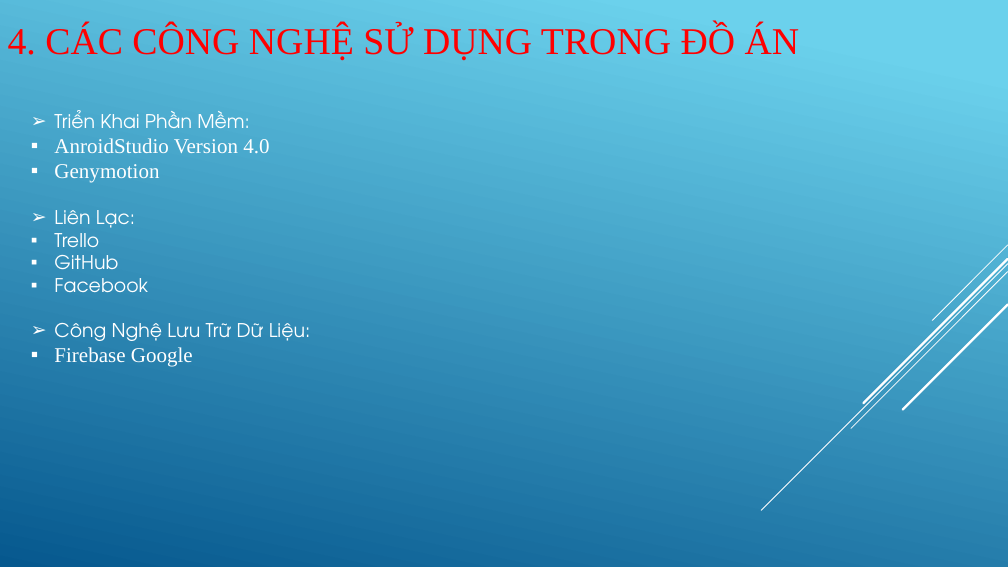
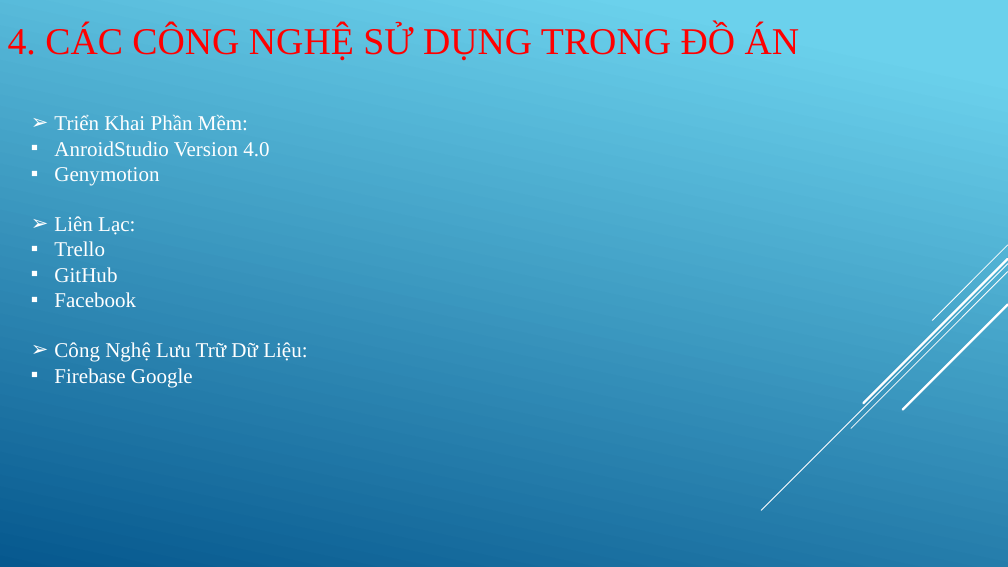
Before and after one commit to phamxuanphu278/Project-DiDong2, a slide deck: slide 11 of Nhom9.pptx. Drawn at 1008x567 pixels with LibreOffice and Linux fonts; fonts in the diff are those of the drawing. Boxes give left, top, right and bottom in pixels: in the first picture for what was removed or moved away, otherwise in the second. Text is boxed around its words. In the diff, an @@ line names an element or a change of style, - is before the commit and + after.

```diff
--- a/Nhom9.pptx
+++ b/Nhom9.pptx
@@ text at (54, 115, 307, 362): size 18 to 20 pt, font TeX Gyre Adventor to Times New Roman in "Triển Khai Phần Mềm:", "Liên Lạc:", "Trello", "GitHub" and 2 more places @@
```
Also in this commit, not shown: 2 other slides changed, 3 slides added, 2 other files.
